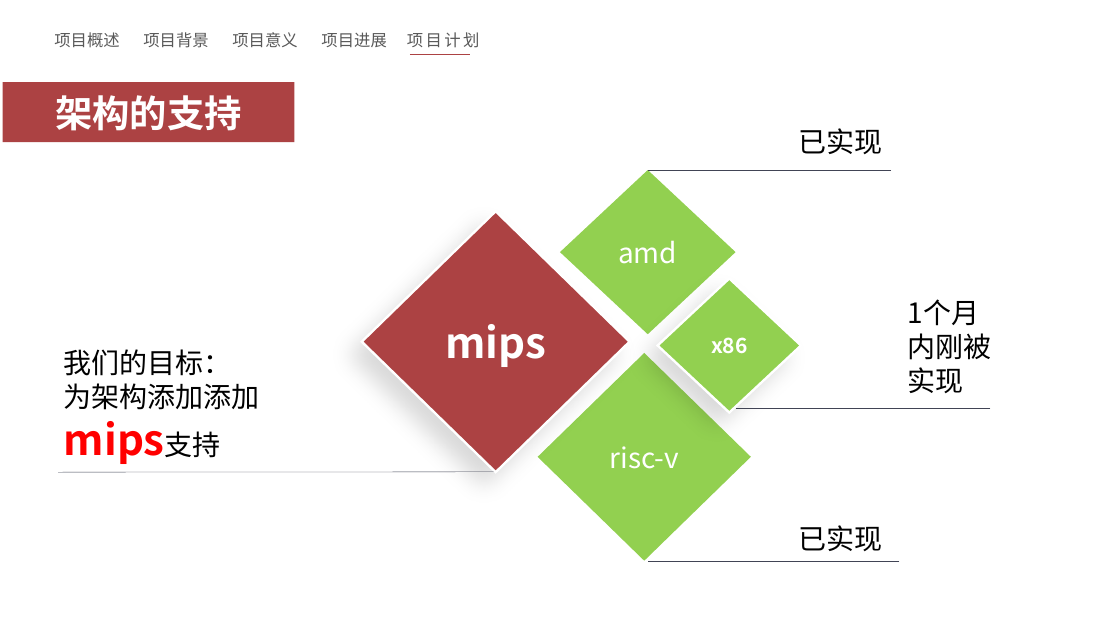
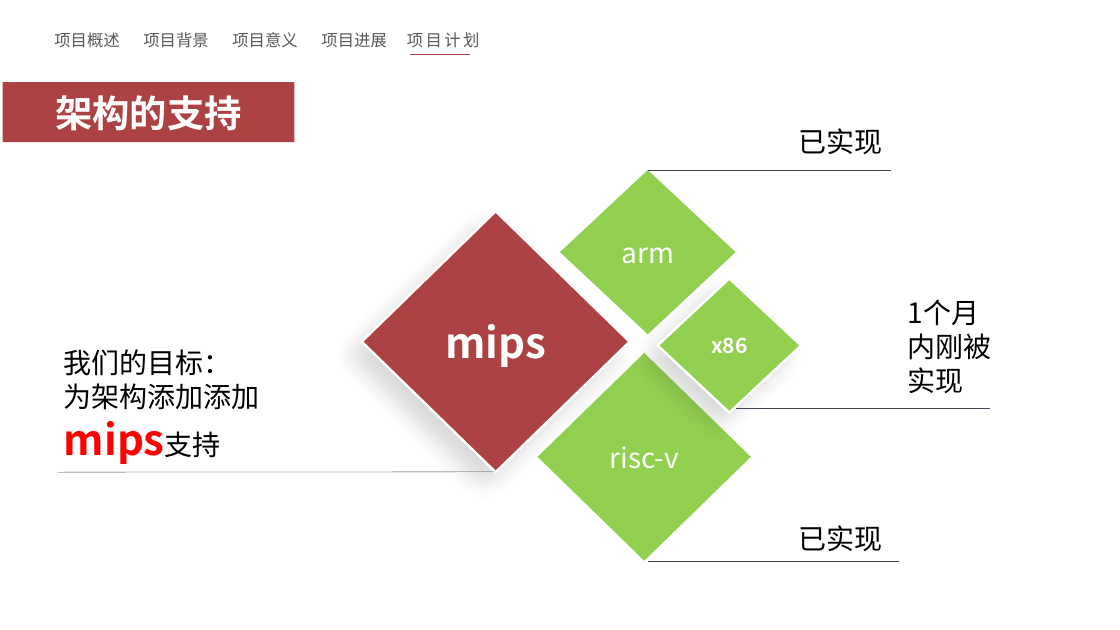
Before and after one commit to OSH-2023/Actus_Neopiritus, a slide deck: slide 15 of researches/中期汇报.pptx. Drawn at 1120x630 pixels with LibreOffice and Linux fonts; fonts in the diff are those of the drawing. Boxes give left, top, right and bottom in pixels: in the first picture for what was removed or moved away, otherwise in the second. Text is boxed around its words. In the diff, an @@ line names an element or a change of style, - is before the commit and + after.

```diff
--- a/researches/中期汇报.pptx
+++ b/researches/中期汇报.pptx
@@ text in diamond at bbox=[621, 247, 674, 264]: text changed @@
-amd
+arm
```
Also in this commit, not shown: 1 other file.
